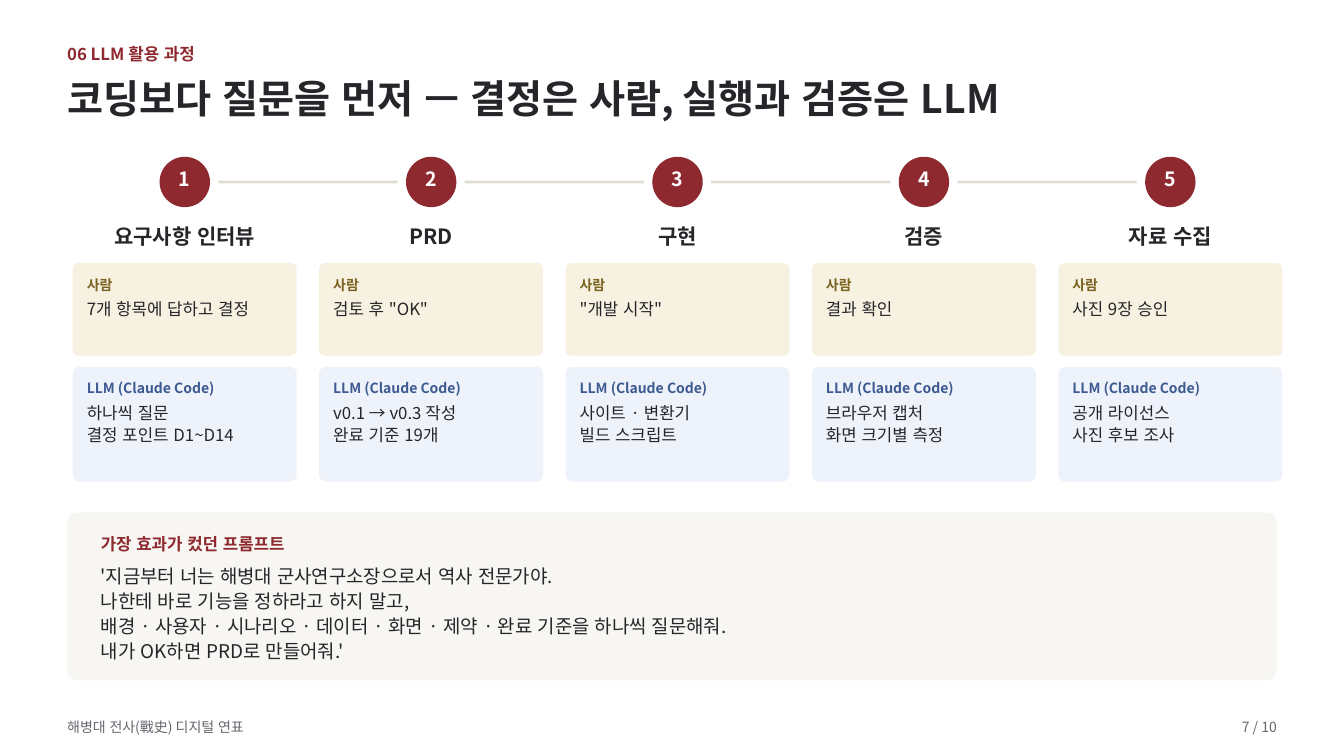
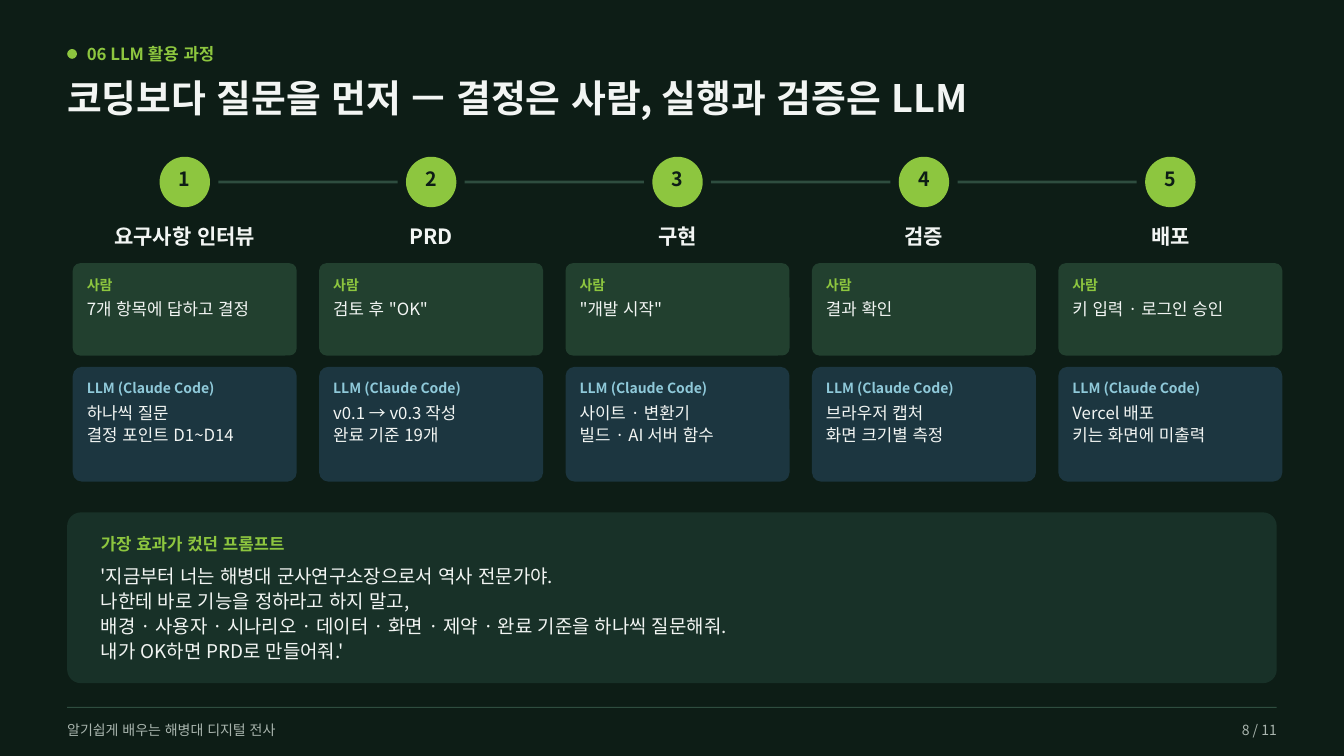
Before and after one commit to redala0012-beep/aaa, a slide deck: slide 8 of docs/발표자료.pptx (slide 7 before the commit). Drawn at 1344x756 pixels with LibreOffice and Linux fonts; fonts in the diff are those of the drawing. Boxes give left, top, right and bottom in pixels: in the first picture for what was removed or moved away, otherwise in the second. Text is boxed around its words. In the diff, an @@ line names an element or a change of style, - is before the commit and + after.

Commit message:
발표자료: 제목 '알기쉽게 배우는 해병대 디지털 전사', 갤러리용 표지 추가, SKKU 갤러리 색상, AI 기능 반영

```diff
--- a/docs/발표자료.pptx
+++ b/docs/발표자료.pptx
@@ background #FFFFFF to #0D1D16 @@
@@ ellipse added at (68, 49, 78, 59), fill #8DC63F @@
@@ text "06 LLM 활용 과정" at (87, 46, 215, 62): text colour #8E2A2F to #8DC63F @@
@@ text "06 LLM 활용 과정": place and size @@
-text "06 LLM 활용 과정" at (67, 46, 195, 62)
+text "06 LLM 활용 과정" at (87, 46, 215, 62)
@@ text "코딩보다 질문을 먼저 — 결정은 ..." at (67, 80, 967, 120): size 28 to 27 pt, text colour #26262A to #F2F5F3 @@
@@ text colour #FFFFFF to #0D1D16 in 5 elements at (179, 171, 191, 186), (425, 171, 437, 186), (672, 171, 684, 187), (918, 171, 930, 186), (1165, 171, 1177, 187) @@
@@ fill #8E2A2F to #8DC63F in 5 elements at (159, 157, 210, 208), (406, 157, 457, 208), (652, 157, 703, 208), (899, 157, 950, 208), (1145, 157, 1196, 208) @@
@@ fill #E2DDD2 to #2E4D3F in 4 elements at (219, 180, 398, 184), (465, 180, 644, 184), (712, 180, 891, 184), (958, 180, 1137, 184) @@
@@ text at (1151, 226, 1190, 246): text changed; text colour #26262A to #F2F5F3 @@
-자료 수집
+배포
@@ fill #F7F1E1 to #22402F; proportions changed in 5 elements at (320, 263, 543, 356), (566, 263, 789, 356), (813, 263, 1036, 356), (1059, 263, 1282, 356), (73, 263, 296, 356) @@
@@ text colour #7A6320 to #8DC63F in 5 elements at (87, 278, 113, 291), (333, 278, 359, 291), (580, 278, 606, 291), (826, 278, 852, 291), (1072, 278, 1098, 291) @@
@@ text at (1072, 301, 1223, 317): text changed; text colour #26262A to #F2F5F3 @@
-사진 9장 승인
+키 입력 · 로그인 승인
@@ fill #EEF2FA to #1C3640; proportions changed in 5 elements at (320, 367, 543, 482), (566, 367, 789, 482), (813, 367, 1036, 482), (1059, 367, 1282, 482), (73, 367, 296, 482) @@
@@ text colour #3D5A91 to #8FC9D9 in 5 elements at (87, 381, 214, 396), (333, 381, 461, 396), (580, 381, 707, 396), (826, 381, 953, 396), (1072, 381, 1200, 396) @@
@@ text at (580, 405, 690, 421): text colour #26262A to #F2F5F3 in "사이트 · 변환기" @@
@@ text at (1072, 405, 1205, 443): text changed; text colour #26262A to #F2F5F3 @@
-공개 라이선스
-사진 후보 조사
+Vercel 배포
+키는 화면에 미출력
@@ text at (580, 427, 714, 443): text changed; text colour #26262A to #F2F5F3 @@
-빌드 스크립트
+빌드 · AI 서버 함수
@@ rounded rectangle at (68, 512, 1277, 683): fill #F7F6F2 to #183128; proportions changed @@
@@ text "가장 효과가 컸던 프롬프트" at (101, 536, 285, 552): text colour #8E2A2F to #8DC63F @@
@@ text colour #26262A to #F2F5F3 in 12 elements at (114, 226, 255, 246), (87, 301, 249, 317), (87, 405, 233, 443), (410, 228, 453, 244), (333, 301, 428, 317), (333, 405, 456, 443), (658, 226, 697, 246), (580, 301, 662, 317), (905, 226, 944, 246), (826, 301, 893, 317), (826, 405, 944, 443), (101, 567, 727, 660) @@
@@ rectangle added at (68, 707, 1277, 708), fill #2E4D3F @@
@@ text at (67, 723, 276, 736): text changed; text colour #66666E to #A9B5AE @@
-해병대 전사(戰史) 디지털 연표
+알기쉽게 배우는 해병대 디지털 전사
@@ text removed at (1242, 721, 1277, 732) @@
-7 / 10
@@ text added at (1242, 724, 1277, 735), 10 pt, text #A9B5AE @@
+8 / 11
```
Also in this commit, not shown: 8 other slides changed, 2 slides added, 1 slide removed, 4 other files.
